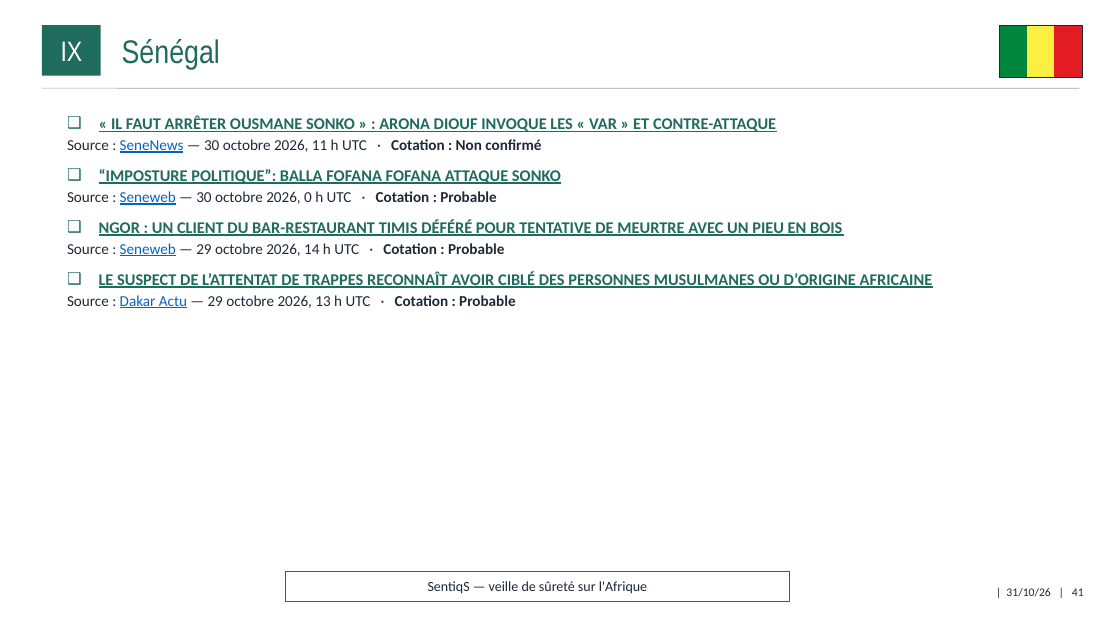
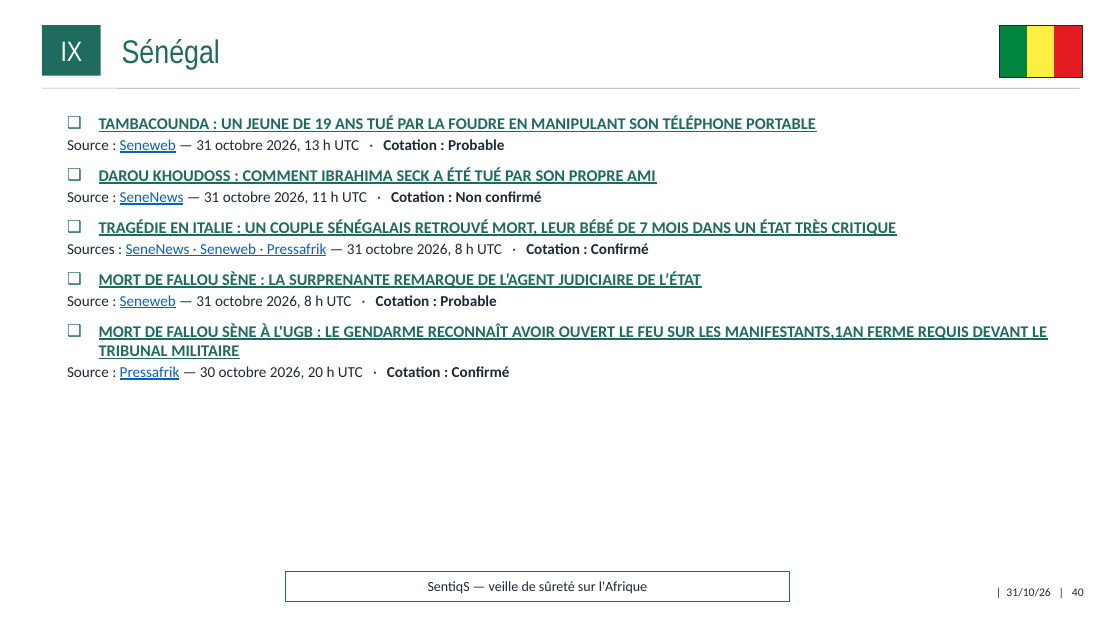
Before and after one commit to ytl1-ops/SentiqS, a slide deck: slide 40 of web/rapports/mensuel/2026-10.pptx (slide 41 before the commit). Drawn at 1120x630 pixels with LibreOffice and Linux fonts; fonts in the diff are those of the drawing. Boxes give left, top, right and bottom in pixels: in the first picture for what was removed or moved away, otherwise in the second. Text is boxed around its words. In the diff, an @@ line names an element or a change of style, - is before the commit and + after.

```diff
--- a/web/rapports/mensuel/2026-10.pptx
+++ b/web/rapports/mensuel/2026-10.pptx
@@ text at (x1=67, y1=116, x2=1047, y2=380): text changed @@
-❑ « IL FAUT ARRÊTER OUSMANE SONKO » : ARONA DIOUF INVOQUE LES « VAR » ET CONTRE-ATTAQUE
-  ▪ Source : SeneNews — 30 octobre 2026, 11 h UTC · Cotation : Non confirmé
-❑ “IMPOSTURE POLITIQUE”: BALLA FOFANA FOFANA ATTAQUE SONKO
-  ▪ Source : Seneweb — 30 octobre 2026, 0 h UTC · Cotation : Probable
-❑ NGOR : UN CLIENT DU BAR-RESTAURANT TIMIS DÉFÉRÉ POUR TENTATIVE DE MEURTRE AVEC UN PIEU EN BOIS
-  ▪ Source : Seneweb — 29 octobre 2026, 14 h UTC · Cotation : Probable
-❑ LE SUSPECT DE L’ATTENTAT DE TRAPPES RECONNAÎT AVOIR CIBLÉ DES PERSONNES MUSULMANES OU D’ORIGINE AFRICAINE
-  ▪ Source : Dakar Actu — 29 octobre 2026, 13 h UTC · Cotation : Probable
+❑ TAMBACOUNDA : UN JEUNE DE 19 ANS TUÉ PAR LA FOUDRE EN MANIPULANT SON TÉLÉPHONE PORTABLE
+  ▪ Source : Seneweb — 31 octobre 2026, 13 h UTC · Cotation : Probable
+❑ DAROU KHOUDOSS : COMMENT IBRAHIMA SECK A ÉTÉ TUÉ PAR SON PROPRE AMI
+  ▪ Source : SeneNews — 31 octobre 2026, 11 h UTC · Cotation : Non confirmé
+❑ TRAGÉDIE EN ITALIE : UN COUPLE SÉNÉGALAIS RETROUVÉ MORT, LEUR BÉBÉ DE 7 MOIS DANS UN ÉTAT TRÈS CRITIQUE
+  ▪ Sources : SeneNews · Seneweb · Pressafrik — 31 octobre 2026, 8 h UTC · Cotation : Confirmé
+❑ MORT DE FALLOU SÈNE : LA SURPRENANTE REMARQUE DE L’AGENT JUDICIAIRE DE L’ÉTAT
+  ▪ Source : Seneweb — 31 octobre 2026, 8 h UTC · Cotation : Probable
+❑ MORT DE FALLOU SÈNE À L'UGB : LE GENDARME RECONNAÎT AVOIR OUVERT LE FEU SUR LES MANIFESTANTS,1AN FERME REQUIS DEVANT LE TRIBUNAL MILITAIRE
+  ▪ Source : Pressafrik — 30 octobre 2026, 20 h UTC · Cotation : Confirmé
@@ text at (x1=1006, y1=588, x2=1084, y2=597): text changed @@
-| 31/10/26 | 41
+| 31/10/26 | 40
```
Also in this commit, not shown: 25 other slides changed, 14 other files.
